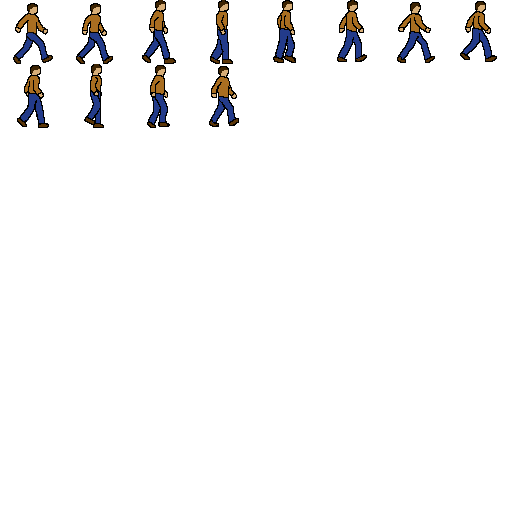
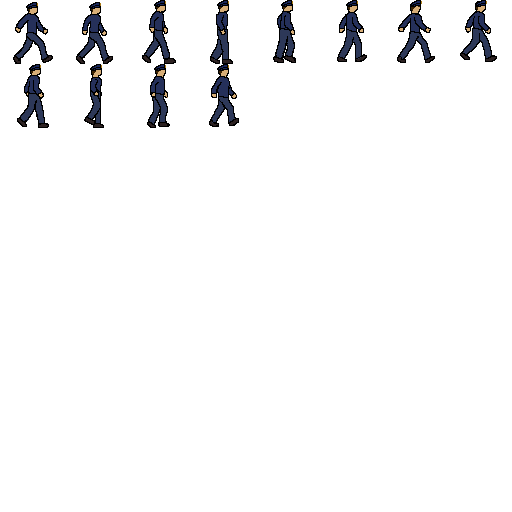
Before/after of a 512 × 512 layered artwork. What changed in the layer stack:
removed group "Group 1" (12 layers) over [13, 0, 496, 127]
added group "PoliceHat" with 12 layers above "Walking" over [26, 0, 487, 71]
added layer "Layer 1 copy 11" in group "PoliceHat" over [217, 64, 229, 71]
added layer "Layer 1 copy 10" in group "PoliceHat" over [154, 64, 166, 71]
added layer "Layer 1 copy 9" in group "PoliceHat" over [90, 64, 102, 71]
added layer "Layer 1 copy 8" in group "PoliceHat" over [29, 64, 41, 71]
added layer "Layer 1 copy 5" in group "PoliceHat" over [346, 0, 358, 7]
added layer "Layer 1 copy 4" in group "PoliceHat" over [281, 0, 293, 7]
added layer "Layer 1 copy 3" in group "PoliceHat" over [217, 0, 229, 7]
added layer "Layer 1 copy 2" in group "PoliceHat" over [154, 0, 166, 7]
added layer "Layer 1 copy" in group "PoliceHat" over [89, 2, 101, 9]
added layer "Layer 1" in group "PoliceHat" over [26, 2, 38, 9]
renamed "Frame 12" to "Walking", moved it out of group "Group 1", painted on it over [13, 1, 496, 127]
removed layer "Frame 11" from group "Group 1" over [148, 65, 167, 127]
removed layer "Frame 10" from group "Group 1" over [86, 64, 103, 127]
removed layer "Frame 9" from group "Group 1" over [18, 65, 48, 127]
removed layer "Frame 8" from group "Group 1" over [461, 1, 496, 61]
removed layer "Frame 7" from group "Group 1" over [398, 2, 434, 62]
removed layer "Frame 6" from group "Group 1" over [338, 0, 366, 61]
removed layer "Frame 5" from group "Group 1" over [274, 0, 295, 62]
removed layer "Frame 4" from group "Group 1" over [211, 0, 232, 64]
removed layer "Frame 3" from group "Group 1" over [143, 0, 175, 63]
removed layer "Frame 2" from group "Group 1" over [77, 3, 112, 63]
removed layer "Frame 1" from group "Group 1" over [13, 3, 53, 64]
…and 2 more changes (2 added)
